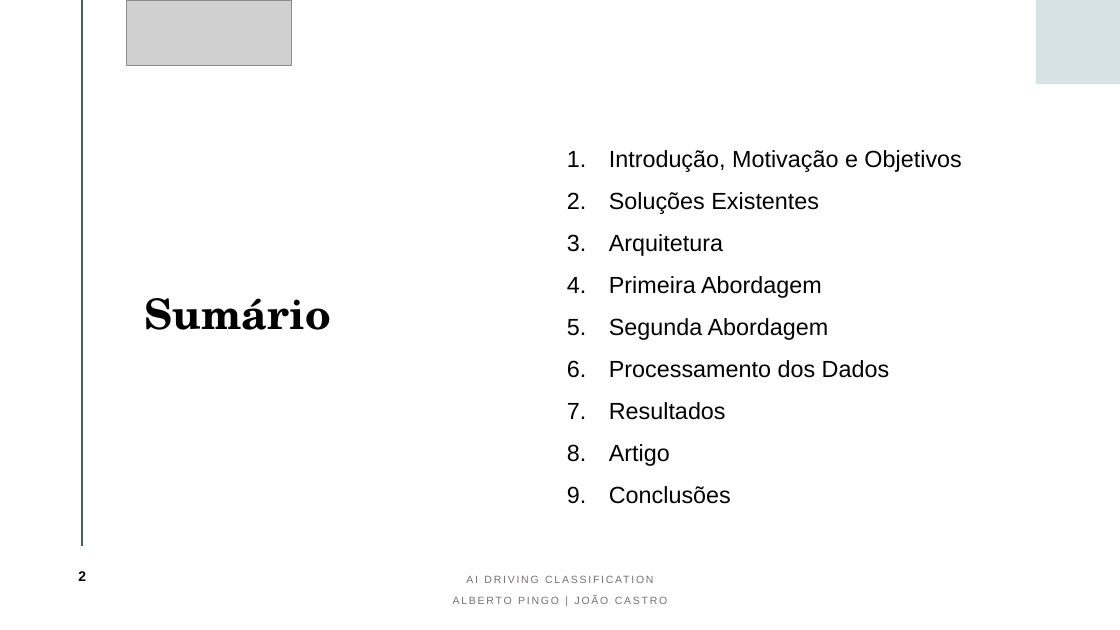
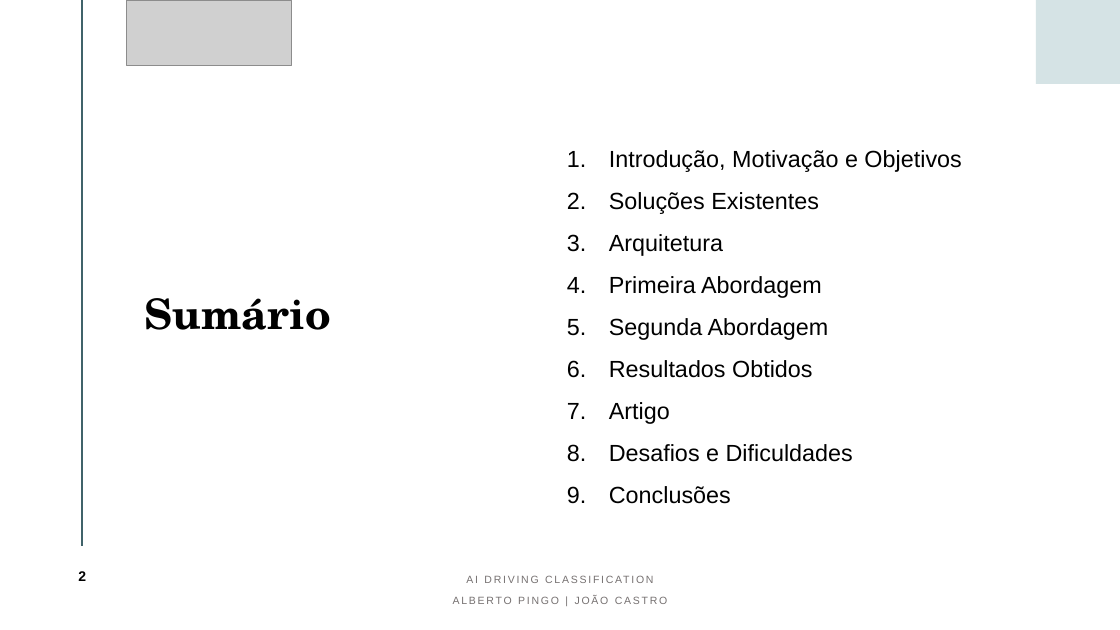
Before and after one commit to albertopingo/AI-driving-classification_FinalProject_CEng, a slide deck: slide 2 of ProjInf_AI_Driving_Classification.pptx. Drawn at 1120x630 pixels with LibreOffice and Linux fonts; fonts in the diff are those of the drawing; grey boxes stand for pictures. Boxes give left, top, right and bottom in pixels: in the first picture for what was removed or moved away, otherwise in the second. Text is boxed around its words. In the diff, an @@ line names an element or a change of style, - is before the commit and + after.

```diff
--- a/ProjInf_AI_Driving_Classification.pptx
+++ b/ProjInf_AI_Driving_Classification.pptx
@@ text at (609,360,812,378): text changed @@
-6. Processamento dos Dados
-7. Resultados
+6. Resultados Obtidos
@@ text at (609,444,853,462): paragraph added @@
+8. Desafios e Dificuldades
```
Also in this commit, not shown: 3 other slides changed, 7 slides added.
